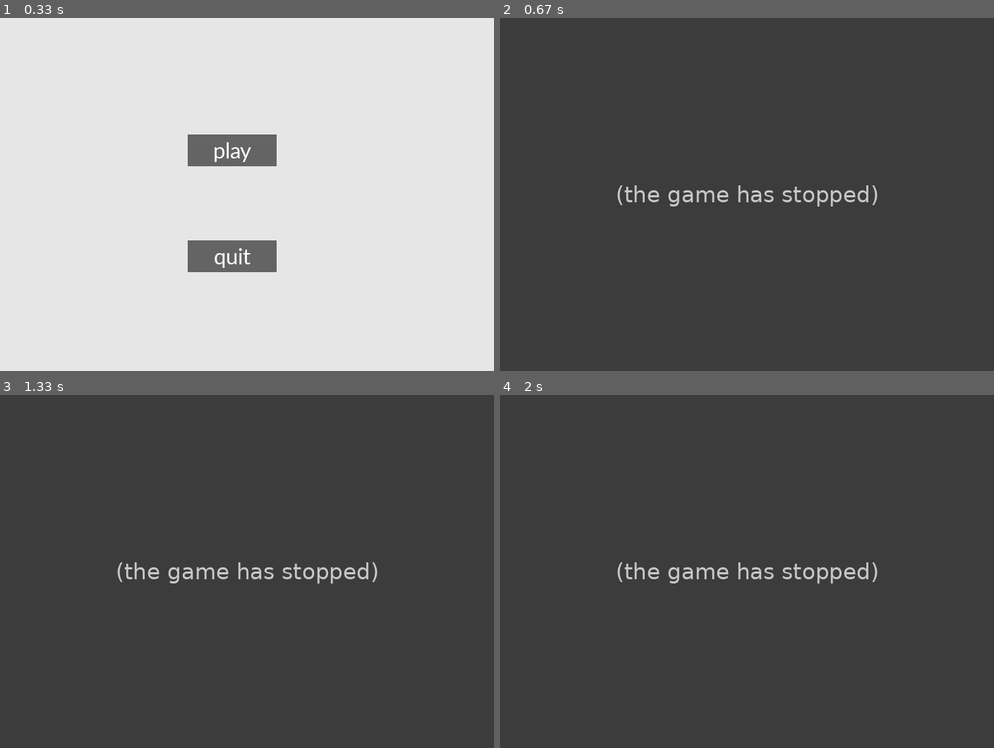
Above: before the commit, frames 1-4 (two rows, left to right).
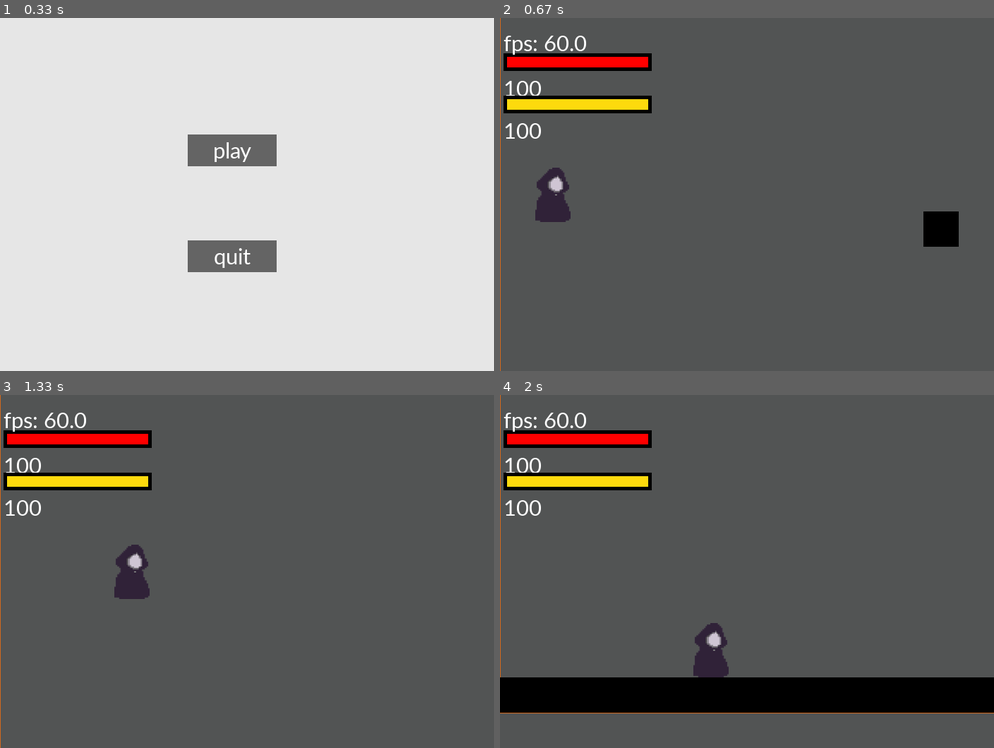
Above: after the commit, the same moments.

Repository: person011/pygame-cs-project
Game: pygame game, started from main.py
Two runs of this game, one before a commit and one after it. Both use one fixed random seed, a clock stepped at 60 frames per second and the inputs below.
Inputs (mouse positions are in pixels of both pictures, inside the frame that each line leads up to):
- Up to frame 1 (0.33 s): no input
- Up to frame 2 (0.67 s): click "play" at 0.38 s
- Up to frame 3 (1.33 s): hold Right 0.67-1.13 s; move the mouse to (405, 560) at 0.7 s
- Up to frame 4 (2 s): hold Right 1.5-1.97 s

Frame 1 is identical in both runs. In frame 2, 6.0% of the frame differs, in the area x 0-93%, y 0-100%; in frame 3, 5.2%; in frame 4, 15%, in the area x 0-100%, y 0-91%.
Error before the commit: ValueError: empty range for randrange() (8, 6, -2) (make_mountains.py line 50); the game stopped at 0.38 s (later frames are placeholders)

Commit message:
mountains fixed

Diff:
--- a/Properties/make_mountains.py
+++ b/Properties/make_mountains.py
@@ -26,7 +26,7 @@
     i=0
     while True:
         #print(print_landscape(landscape.))
-        if last_right[1]==1 or last_left[1]==1:
+        if last_right[1]==1 and last_left[1]==1:
             if random.randint(1, 3)%2==0:
                 break
         if left_minus_y==1 and right_minus_y==1:
@@ -34,8 +34,10 @@
         if disable_left ==True and disable_right==True:
             break
         if last_left[0]<1:
+            print(last_left, "l")
             disable_left=True
         if last_right[0]>most_right-2:
+            print(last_right, "r")
             disable_right=True
         if disable_left==False:
             if last_left[1]<4:
@@ -45,8 +47,10 @@
                 left_plus_y=0
             left_y=[last_left[1]-left_minus_y, last_left[1]+left_plus_y]
             left_y.sort()
-            if left_y[1]>5:
+            """if left_y[1]>5:
                 left_y[1]=5
+            if left_y[0]>=5:
+                left_y[0]=left_y[1]-1"""
             left=(highest_point[0]-i-1, random.randint(left_y[0], left_y[1]))
             landscape.make_column(left)
             last_left=left
